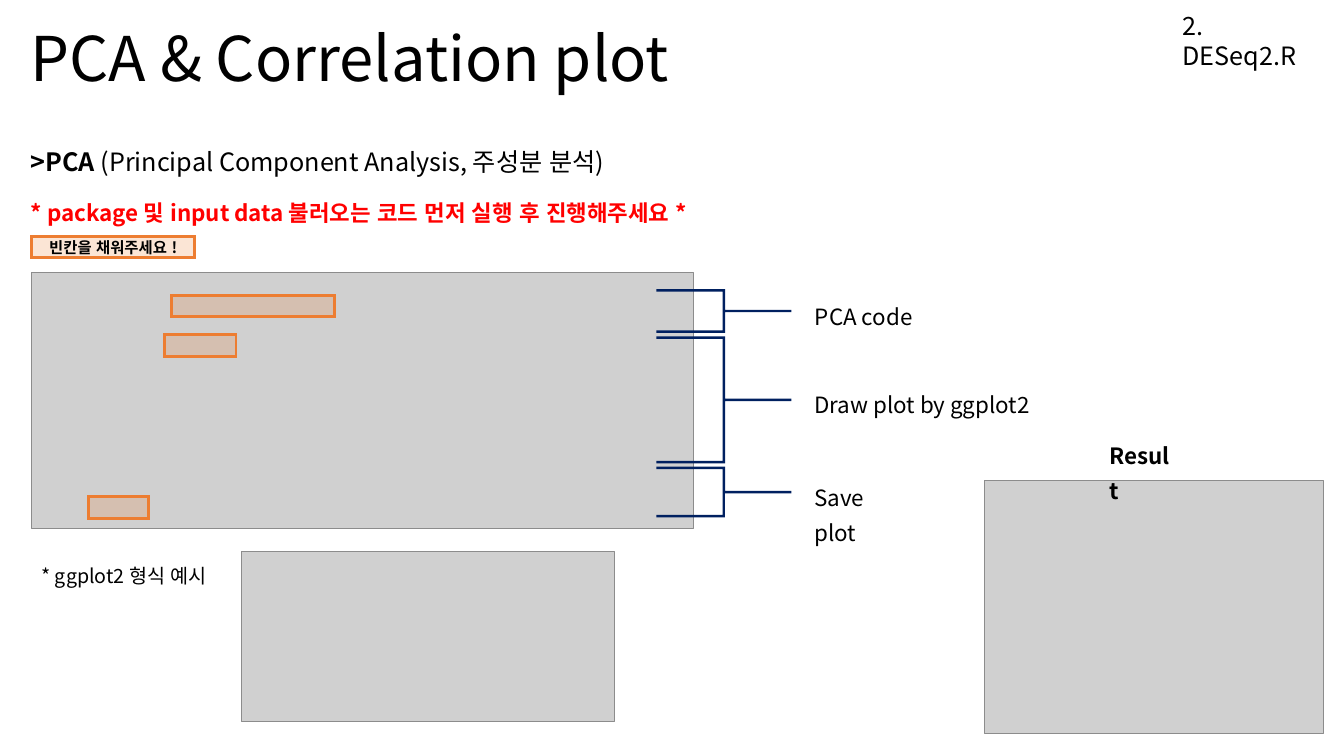
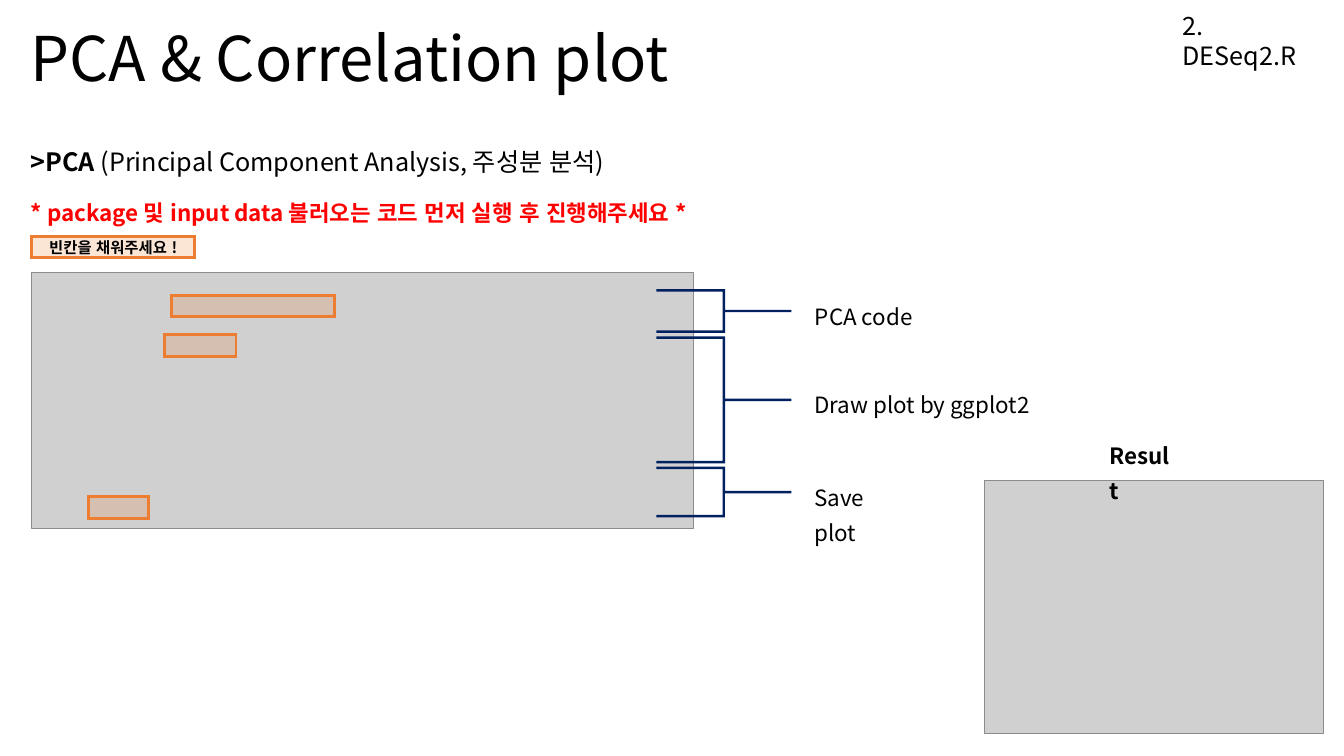
Before and after one commit to Khreat0205/Education_BulkRNAseq, a slide deck: slide 6 of Presentation/2. DESeq2.pptx. Drawn at 1344x756 pixels with LibreOffice and Linux fonts; fonts in the diff are those of the drawing; grey boxes stand for pictures. Boxes give left, top, right and bottom in pixels: in the first picture for what was removed or moved away, otherwise in the second. Text is boxed around its words. In the diff, an @@ line names an element or a change of style, - is before the commit and + after.

```diff
--- a/Presentation/2. DESeq2.pptx
+++ b/Presentation/2. DESeq2.pptx
@@ text removed at (x1=55, y1=566, x2=207, y2=588) @@
-* ggplot2 형식 예시
@@ picture removed at (x1=241, y1=552, x2=614, y2=722) @@
```
Also in this commit, not shown: 1 slide added, 2 other files.
